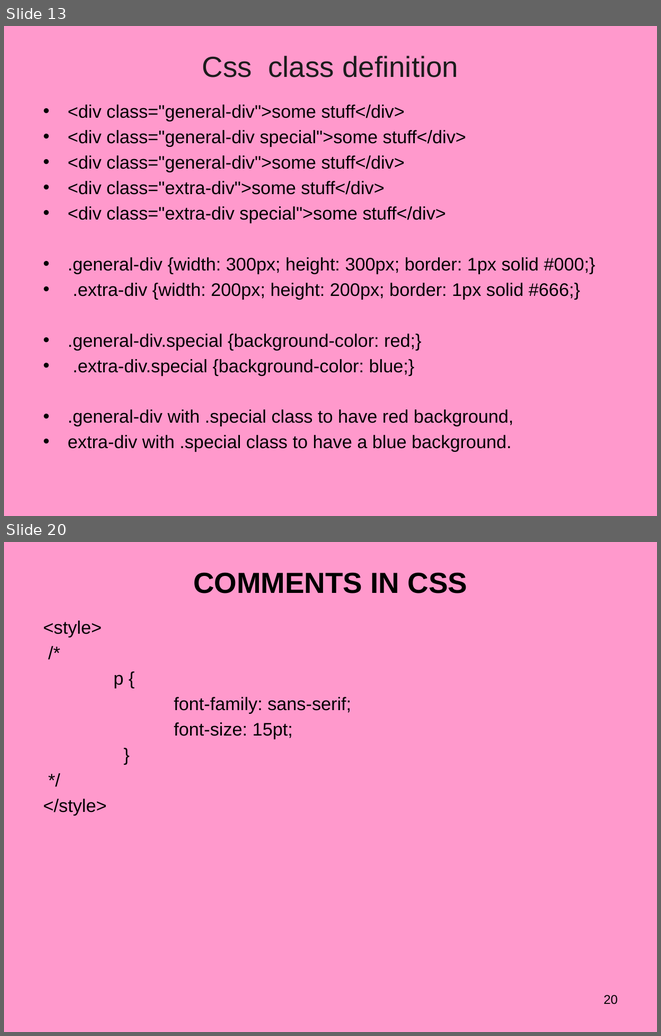
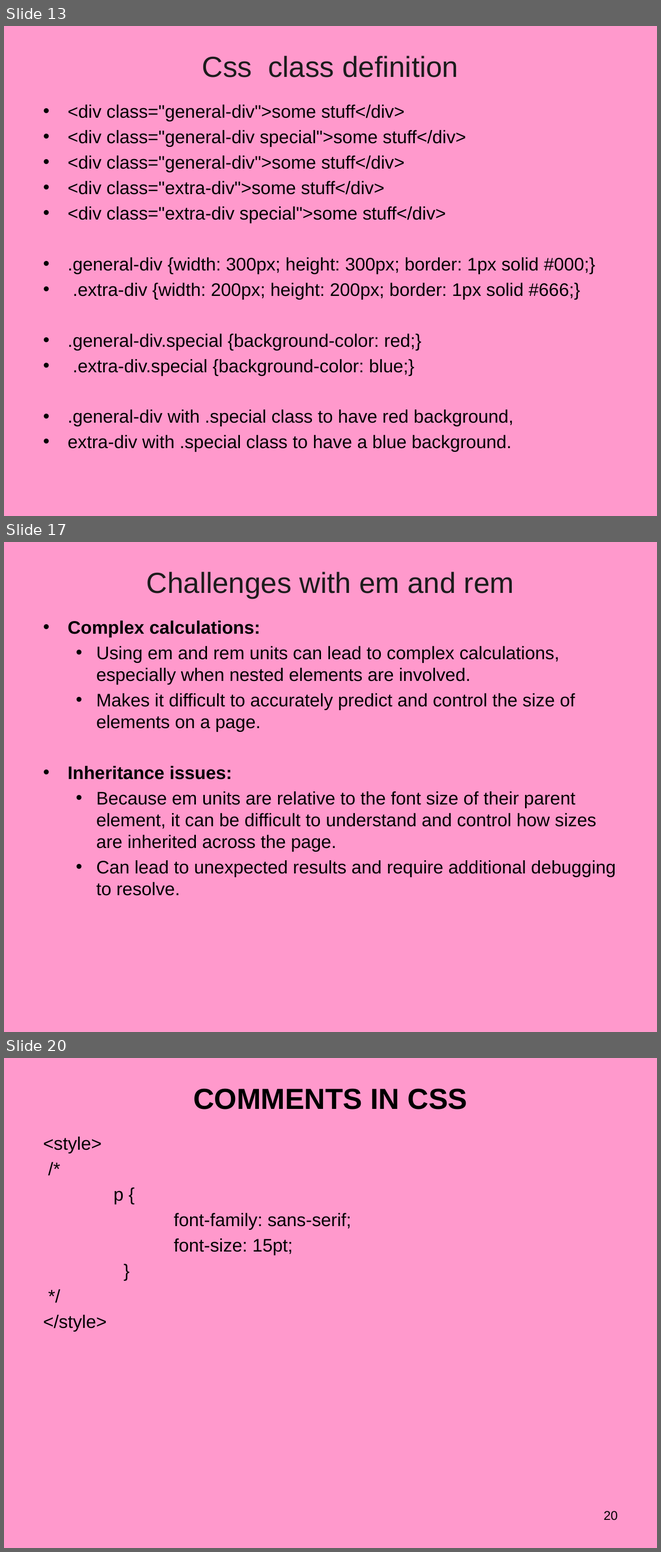
Before and after one commit to vatsanTraining/ui_june_2024, a slide deck: CSS_2024.pptx. Shown one above the other, each under a label of ours: slides 13 and 20 before the commit, slides 13, 17 and 20 after it; the slides between them are not shown. The pictures are 661x1036 and 661x1552 pixels, drawn with LibreOffice and Linux fonts; fonts in the diff are those of the drawing; background and template pictures are left out. Boxes give left, top, right and bottom in pixels: in the first picture for what was removed or moved away, otherwise in the second. Text is boxed around its words. In the diff, an @@ line names an element or a change of style, - is before the commit and + after.

```diff
--- a/CSS_2024.pptx
+++ b/CSS_2024.pptx
@@ slide 17 added at (4, 542, 657, 1032), background picture (left out) @@
@@ title added at (147, 572, 514, 598), 32 pt, text #1C1C1C @@
+Challenges with em and rem
@@ text added at (68, 620, 616, 896), 20 pt, text #000000 @@
+• Complex calculations:
+  • Using em and rem units can lead to complex calculations, especially when nested elements are involved.
+  • Makes it difficult to accurately predict and control the size of elements on a page.
+• Inheritance issues:
+  • Because em units are relative to the font size of their parent element, it can be difficult to understand and control how sizes are inherited across the page.
+  • Can lead to unexpected results and require additional debugging to resolve.
```
Also in this commit, not shown: 3 slides changed, 7 other slides added, 6 slides removed, 24 other files.
